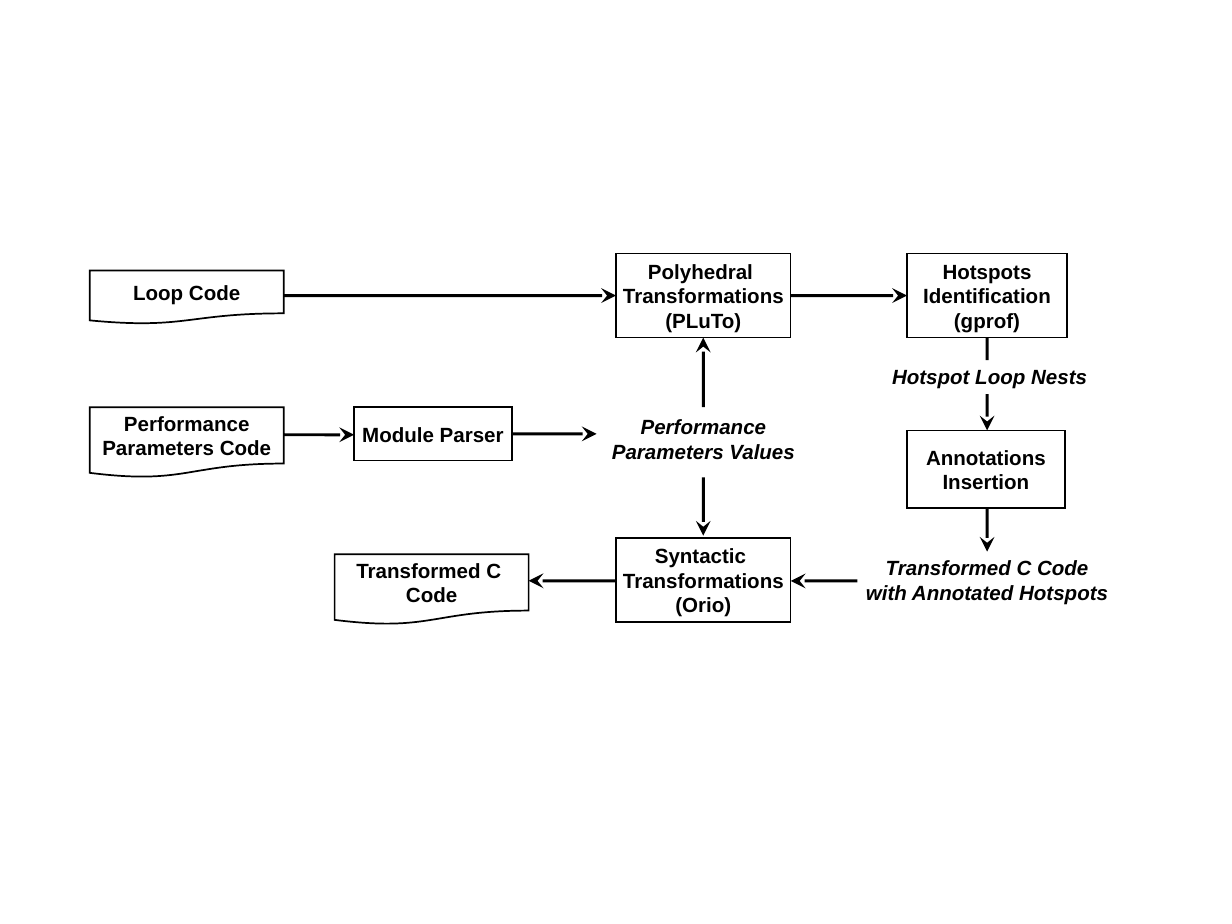
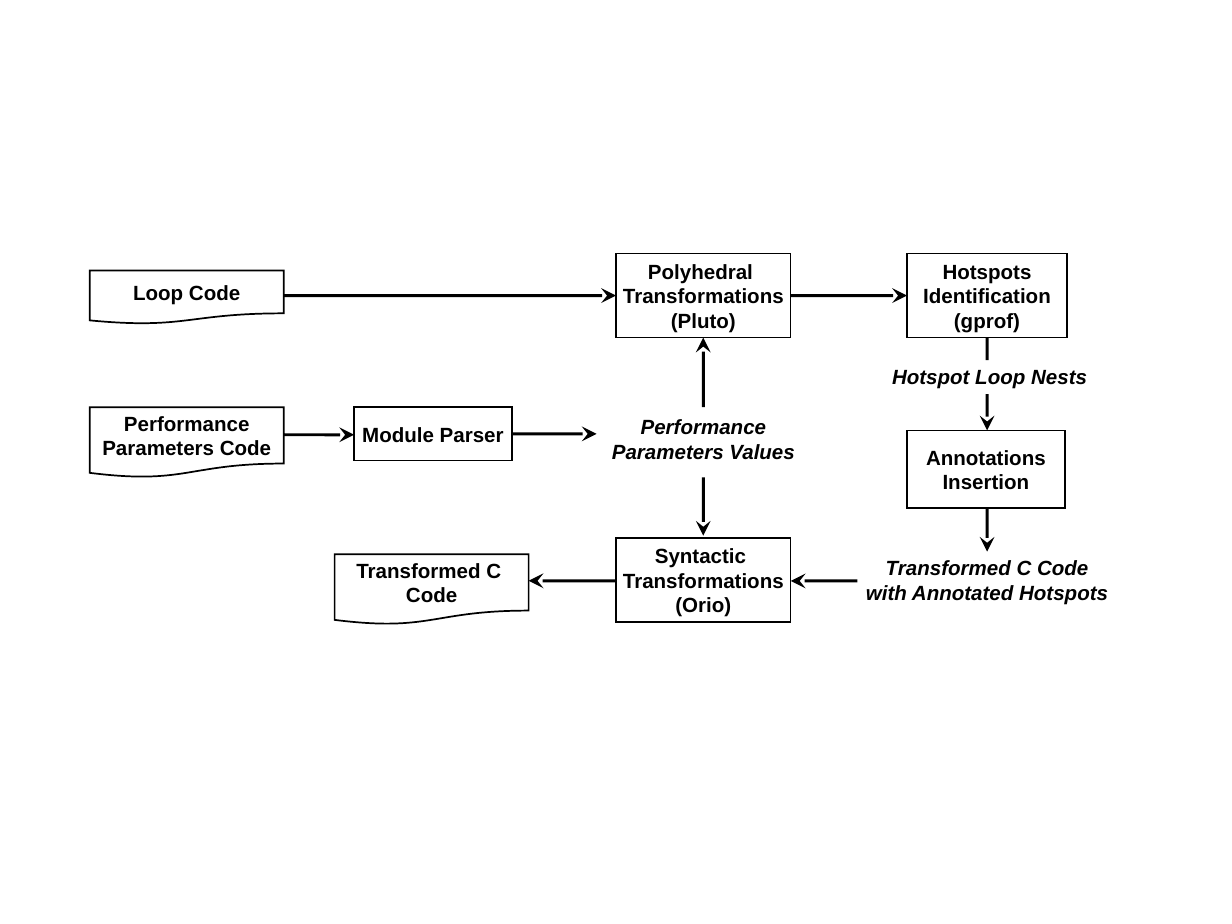
Before and after one commit to brnorris03/Orio, a slide deck: slide 1 of doc/papers/ipdps09/figures/pluto-orio.ppt. Drawn at 1232x924 pixels with LibreOffice and Linux fonts; fonts in the diff are those of the drawing. Boxes give left, top, right and bottom in pixels: in the first picture for what was removed or moved away, otherwise in the second. Text is boxed around its words. In the diff, an @@ line names an element or a change of style, - is before the commit and + after.

```diff
--- a/doc/papers/ipdps09/figures/pluto-orio.ppt
+++ b/doc/papers/ipdps09/figures/pluto-orio.ppt
@@ text in rectangle at bbox=[671, 313, 736, 333]: text changed @@
-(PLuTo)
+(Pluto)
```
Also in this commit, not shown: 1 other file.
